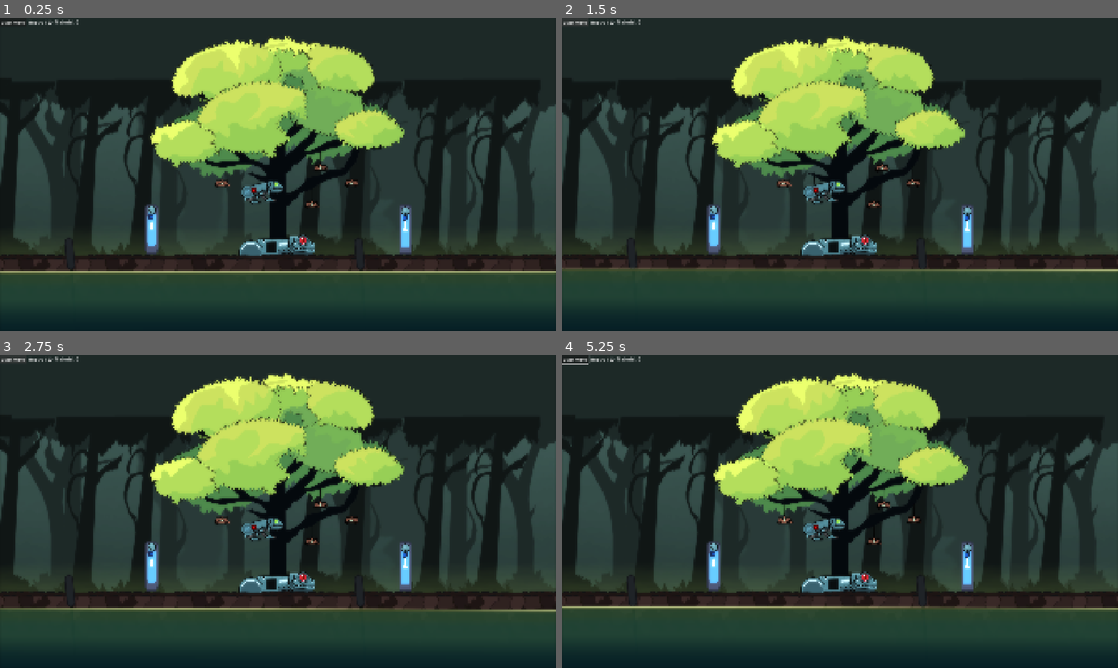
Above: before the commit, frames 1-4 (two rows, left to right).
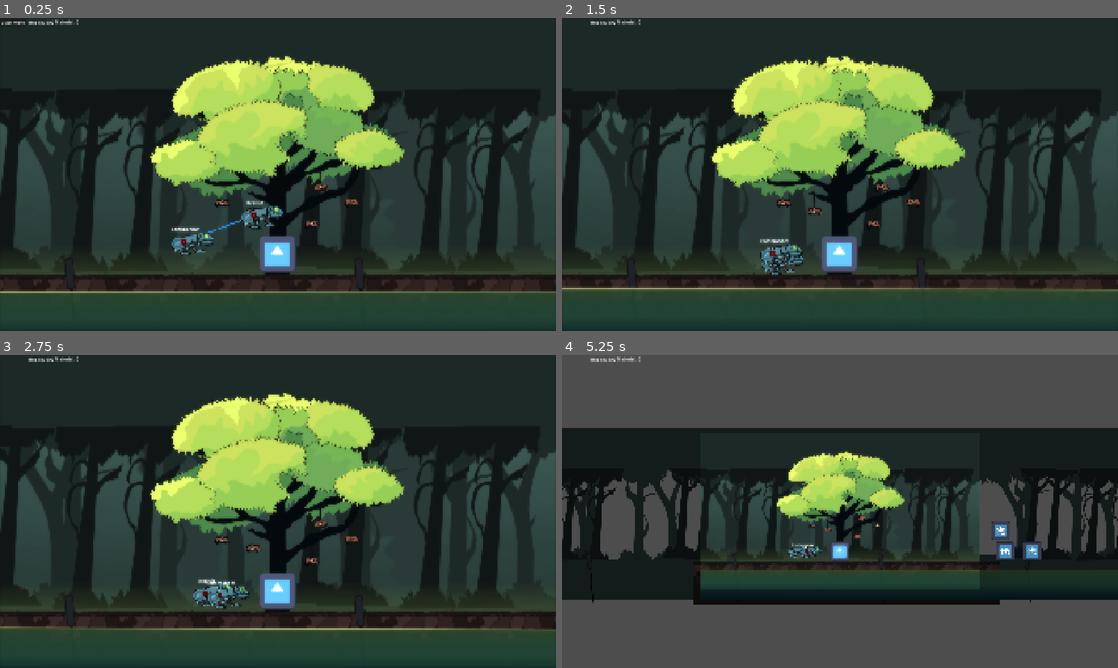
Above: after the commit, the same moments.

Repository: chirp-games/godot-wild-jam-98
Game: Godot game, scene res://game/game.tscn
Same seed, same stepped clock (60 frames per second), same inputs: the game is played once before the commit and once after it. This scene is started directly instead of the project's main scene. The engine's default icon, where the game draws it, is replaced by a stand-in: a white triangle on a blue panel in a dark square.
Inputs (mouse positions are in pixels of both pictures, inside the frame that each line leads up to):
- Up to frame 1 (0.25 s): no input
- Up to frame 2 (1.5 s): click "Start Wave" at 0.5 s; click (573, 21) at 1.25 s, where only the run before the commit has a clickable "Start Wave"
- Up to frame 3 (2.75 s): click (11, 358) at 2 s, where only the run before the commit has a clickable "Start Wave"
- Up to frame 4 (5.25 s): drag from (712, 564) to (840, 508) at 2.77 s; drag from (712, 555) to (840, 508) at 3.52 s; move the mouse to (967, 567) at 4.27 s; hold C (enter_command_mode) 4.28-5 s; click (967, 567) at 4.42 s; tap Right (r) at 4.55 s; drag from (967, 555) to (712, 558) at 5.02 s

The runs differ from the first frame. In frame 1, 30% of the frame differs, in the area x 0-100%, y 1-98%; in frame 2, 29%; in frame 3, 30%; in frame 4, 76%, in the area x 0-100%, y 0-100%.
Error before the commit: Trying to assign value of type 'Skeleton2D' to a variable of type 'player.gd'. (res://game/game.gd:8)

Commit message:
add commanders that control where soilders go

Diff:
--- a/game/dragable_character_body.gd
+++ b/game/dragable_character_body.gd
@@ -2,7 +2,7 @@
 
 class_name DragableCharacterBody
 
-@export var drag_area: Area2D
+@export var drag_area: Control
 
 signal picked_up
 signal dropped
@@ -13,7 +13,8 @@
 var disable_dragging := false
 
 func _ready() -> void:
-	drag_area.input_event.connect(_on_gui_input)
+	drag_area.gui_input.connect(_on_gui_input)
+	drag_area.self_modulate.a = 0
 
 func _process(_delta: float) -> void:
 	pass
@@ -25,7 +26,7 @@
 		position = floor((drag_offset + get_global_mouse_position()) / grid_size) * grid_size
 		velocity = Vector2.ZERO
 
-func _on_gui_input(viewport, event: InputEvent, shape) -> void:
+func _on_gui_input(event: InputEvent) -> void:
 	if disable_dragging:
 		return
 	if event.is_action_pressed("left_click"):
--- a/game/enemy/mothertruck/rat.gd
+++ b/game/enemy/mothertruck/rat.gd
@@ -1,5 +1,4 @@
 extends Enemy
-
 
 func attack():
 	queue_free()
--- a/game/game.gd
+++ b/game/game.gd
@@ -15,7 +15,7 @@
 @onready var health_label: Label = %Health
 @onready var material_label: Label = %Material
 
-var frogs_to_closest_tower: Dictionary[MiniFrog, Tower] = {}
+var frogs_to_closest_commander: Dictionary[MiniFrog, MiniFrog] = {}
 var currently_building_wire: Wire
 var in_command_mode = false
 
@@ -27,8 +27,12 @@
 func find_wires():
 	return get_tree().get_nodes_in_group("wire")
 
-func find_towers():
-	return get_tree().get_nodes_in_group("tower")
+func find_commanders():
+	return get_tree().get_nodes_in_group("mini_frog").filter(func(x): return x.rank == MiniFrog.Rank.Commander)
+
+func find_recruits():
+	return get_tree().get_nodes_in_group("mini_frog").filter(func(x): return x.rank == MiniFrog.Rank.Recruit)
+
 
 func find_mini_frogs():
 	return get_tree().get_nodes_in_group("mini_frog")
@@ -37,25 +41,27 @@
 	for frog: MiniFrog in find_mini_frogs():
 		frog.create_attack.connect(func(bullet_spawner: BulletSpawner): await _create_attack(frog, bullet_spawner))
 
-	for tower: Tower in find_towers():
-		tower.enemy_detected.connect(func(e: Enemy): _enemy_detected(tower, e))
+	for commander: MiniFrog in find_commanders():
+		commander.enemy_detected.connect(func(e: Enemy): _enemy_detected(commander, e))
 
 	player_camera.make_current()
 
 func _process(delta: float) -> void:
 	for frog: MiniFrog in find_mini_frogs():
-		var closest_tower = frogs_to_closest_tower.get(frog)
-		var new_closest_tower := get_closest_tower(frog)
+		var closest_commander = frogs_to_closest_commander.get(frog)
+		var new_closest_commander := get_closest_commander(frog)
 
-		if closest_tower != new_closest_tower:
-			frogs_to_closest_tower[frog] = new_closest_tower
+		var in_range = frog.global_position.distance_to(new_closest_commander.global_position) <= MAX_CONNECTION_DIST
 
-		if frog.global_position.distance_to(new_closest_tower.global_position) > MAX_CONNECTION_DIST:
-			closest_tower_lost(frog)
-			frogs_to_closest_tower[frog] = null
+		if closest_commander != new_closest_commander and in_range:
+			frogs_to_closest_commander[frog] = new_closest_commander
 
-		if frogs_to_closest_tower[frog] and frogs_to_closest_tower[frog] != closest_tower:
-			closest_tower_found(frog, frogs_to_closest_tower[frog])
+		if frog.dragging and not in_range:
+			closest_commander_lost(frog)
+			frogs_to_closest_commander[frog] = null
+
+		if in_range and frogs_to_closest_commander[frog] and frogs_to_closest_commander[frog] != closest_commander:
+			closest_commander_found(frog, frogs_to_closest_commander[frog])
 
 	if in_command_mode:
 		player_camera.zoom = lerp(player_camera.zoom, Vector2(.5, .5), 5 * delta)
@@ -65,8 +71,8 @@
 	health_label.text = "Health: " + str(command_center.health)
 	material_label.text = "Material: " + str(material_currency)
 
-func _enemy_detected(tower: Tower, enemy: Enemy):
-	var frogs = tower.get_connected_frogs()
+func _enemy_detected(commander: MiniFrog, enemy: Enemy):
+	var frogs = commander.get_connected_frogs()
 	for frog: MiniFrog in frogs:
 		frog.try_attack(enemy)
 
@@ -75,27 +81,27 @@
 	bullet_spawner.global_position = frog.global_position + Vector2(20, -10)
 	await bullet_spawner.fire_bullets()
 
-func get_closest_tower(frog: MiniFrog) -> Tower:
-	var towers = find_towers()
-	towers.sort_custom(func(x: Tower, y: Tower): return x.global_position.distance_squared_to(frog.global_position) < y.global_position.distance_squared_to(frog.global_position))
-	return towers.get(0)
+func get_closest_commander(frog: MiniFrog) -> MiniFrog:
+	var commanders = find_commanders()
+	commanders.sort_custom(func(x: MiniFrog, y: MiniFrog): return x.global_position.distance_squared_to(frog.global_position) < y.global_position.distance_squared_to(frog.global_position))
+	return commanders.get(0)
 
-func create_wire(frog: MiniFrog, tower: Tower):
+func create_wire(frog: MiniFrog, commander: MiniFrog):
 	var w: Wire = wire_scene.instantiate()
 	w.a = frog.get_receptacle()
-	w.b = tower.wire_receptacle
+	w.b = commander.get_receptacle()
 	%Wires.add_child(w)
 
-func closest_tower_lost(frog: MiniFrog):
+func closest_commander_lost(frog: MiniFrog):
 	frog.connected = false
 	# When the frog is picked up, remove any current connections
 	for wire in find_wires():
-		if wire.a == frog.get_receptacle():
+		if wire.a == frog.get_receptacle() or wire.b == frog.get_receptacle():
 			wire.queue_free()
 
-func closest_tower_found(frog: MiniFrog, tower: Tower):
+func closest_commander_found(frog: MiniFrog, commander: MiniFrog):
 	frog.connected = true
-	create_wire(frog, tower)
+	create_wire(frog, commander)
 
 func enter_command_mode():
 	pass
--- a/game/game.tscn
+++ b/game/game.tscn
@@ -4,7 +4,6 @@
 [ext_resource type="PackedScene" uid="uid://rpoy2rwaecgm" path="res://game/command_center.tscn" id="2_u5opy"]
 [ext_resource type="Script" uid="uid://j2mrqcd0rruy" path="res://game/wave_spawner.gd" id="2_y36n6"]
 [ext_resource type="Shader" uid="uid://b4gtlu22jmbfn" path="res://shaders/gradient_noise.gdshader" id="3_b686c"]
-[ext_resource type="PackedScene" uid="uid://bnyja1vayqlh3" path="res://game/mini-frog/frog-sensor.tscn" id="3_y36n6"]
 [ext_resource type="Texture2D" uid="uid://dvme311w46ux2" path="res://assets/parallax/rock.png" id="4_hb504"]
 [ext_resource type="PackedScene" uid="uid://yttymwbco8y" path="res://game/mini-frog/mini-frog.tscn" id="6_3vho3"]
 [ext_resource type="Texture2D" uid="uid://ceq120ettmjpo" path="res://assets/parallax/tree_1.png" id="6_4cobl"]
@@ -327,21 +326,9 @@
 [node name="CommandCenter" parent="World" unique_id=1931686413 instance=ExtResource("2_u5opy")]
 unique_name_in_owner = true
 
-[node name="FrogSensor" parent="World" unique_id=83631577 groups=["tower"] instance=ExtResource("3_y36n6")]
-offset_left = -456.0
-offset_top = -172.0
-offset_right = -413.0
-offset_bottom = -1.0
-
-[node name="FrogSensor2" parent="World" unique_id=1087751236 groups=["tower"] instance=ExtResource("3_y36n6")]
-offset_left = 420.0
-offset_top = -168.0
-offset_right = 463.0
-offset_bottom = 3.0
-
 [node name="StaticBody2D" type="StaticBody2D" parent="World" unique_id=1114635765]
-collision_layer = 7
-collision_mask = 7
+collision_layer = 15
+collision_mask = 15
 
 [node name="CollisionShape2D" type="CollisionShape2D" parent="World/StaticBody2D" unique_id=261182031]
 shape = SubResource("WorldBoundaryShape2D_6w6ra")
@@ -356,8 +343,12 @@
 [node name="Wires" type="Node2D" parent="World" unique_id=1126853350]
 unique_name_in_owner = true
 
-[node name="MiniFrog" parent="World" unique_id=1967870937 instance=ExtResource("6_3vho3")]
+[node name="FrogRecruit" parent="World" unique_id=1967870937 instance=ExtResource("6_3vho3")]
 position = Vector2(-78, -210)
+
+[node name="FrogCommander" parent="World" unique_id=289002986 instance=ExtResource("6_3vho3")]
+position = Vector2(-319, -119)
+rank = 2
 
 [node name="TileMapLayer" type="TileMapLayer" parent="World" unique_id=1450001775]
 tile_map_data = PackedByteArray("AAD2/wAAAQABAAAAAAD2/wEAAQABAAEAAAD2/wIAAQABAAIAAAD3/wAAAQACAAAAAAD3/wEAAQACAAEAAAD3/w …(928 unchanged characters)…
--- a/game/mini-frog/frog-sensor.tscn
+++ b/game/mini-frog/frog-sensor.tscn
@@ -42,10 +42,10 @@
 
 [node name="Comment" type="Label" parent="." unique_id=1565323643]
 layout_mode = 0
-offset_left = -497.0
-offset_top = 18.0
-offset_right = -161.0
-offset_bottom = 41.0
+offset_left = -360.0
+offset_top = -191.0
+offset_right = -24.0
+offset_bottom = -168.0
 text = "Enemy detection areas should go on layer 3"
 script = ExtResource("5_3ngj0")
 metadata/_custom_type_script = "uid://dshvdiw0hy7nd"
--- a/game/mini-frog/mini-frog.tscn
+++ b/game/mini-frog/mini-frog.tscn
@@ -3,19 +3,27 @@
 [ext_resource type="Script" uid="uid://5jbhnmmn4a6g" path="res://game/mini-frog/mini_frog.gd" id="1_r1jt1"]
 [ext_resource type="PackedScene" uid="uid://xcfjxblbj421" path="res://game/MechBuilder/WireReceptacle.tscn" id="2_s5sjp"]
 [ext_resource type="PackedScene" uid="uid://bmybhl3vbqmkd" path="res://game/player/mini_frog_skeleton.tscn" id="2_sqdhb"]
-[ext_resource type="Script" uid="uid://dshvdiw0hy7nd" path="res://include/comment/comment.gd" id="4_sqdhb"]
+
+[sub_resource type="CircleShape2D" id="CircleShape2D_r1jt1"]
+radius = 266.48077
 
 [sub_resource type="RectangleShape2D" id="RectangleShape2D_s5sjp"]
 size = Vector2(91, 46)
 
-[sub_resource type="RectangleShape2D" id="RectangleShape2D_sqdhb"]
-size = Vector2(113, 62)
-
 [node name="MiniFrog" type="CharacterBody2D" unique_id=1967870937 node_paths=PackedStringArray("drag_area") groups=["mini_frog"]]
 collision_layer = 2
-collision_mask = 2
+collision_mask = 8
 script = ExtResource("1_r1jt1")
 drag_area = NodePath("DragArea")
+
+[node name="EnemyDetectionRadius" type="Area2D" parent="." unique_id=1961611933]
+unique_name_in_owner = true
+collision_layer = 4
+collision_mask = 4
+
+[node name="CollisionShape2D" type="CollisionShape2D" parent="EnemyDetectionRadius" unique_id=1649788708]
+shape = SubResource("CircleShape2D_r1jt1")
+debug_color = Color(1, 0.5896655, 0.55672896, 0.41960785)
 
 [node name="MiniFrog" parent="." unique_id=1722012347 instance=ExtResource("2_sqdhb")]
 
@@ -30,19 +38,18 @@
 position = Vector2(-2.5, 4)
 shape = SubResource("RectangleShape2D_s5sjp")
 
-[node name="Comment" type="Label" parent="." unique_id=812944619]
-offset_left = -101.0
-offset_top = -79.0
-offset_right = 218.0
-offset_bottom = -30.0
-text = "Guy who can be assinged to any
-command tower. He can be dragged to it."
-script = ExtResource("4_sqdhb")
-metadata/_custom_type_script = "uid://dshvdiw0hy7nd"
+[node name="RankLabel" type="Label" parent="." unique_id=1272259650]
+offset_left = -68.0
+offset_top = -65.0
+offset_right = 70.0
+offset_bottom = -42.0
+text = "Rank"
+horizontal_alignment = 1
 
-[node name="DragArea" type="Area2D" parent="." unique_id=1964386435]
+[node name="DragArea" type="PanelContainer" parent="." unique_id=898136738]
+offset_left = -52.0
+offset_top = -31.0
+offset_right = 86.0
+offset_bottom = 35.0
 
-[node name="CollisionShape2D" type="CollisionShape2D" parent="DragArea" unique_id=1564428904]
-position = Vector2(1.5, 2)
-shape = SubResource("RectangleShape2D_sqdhb")
-debug_color = Color(1, 0.53516644, 0.45565265, 0.41960785)
+[connection signal="body_entered" from="EnemyDetectionRadius" to="." method="_on_enemy_detection_radius_body_entered"]
--- a/game/mini-frog/mini_frog.gd
+++ b/game/mini-frog/mini_frog.gd
@@ -5,18 +5,44 @@
 ## This is the mini frog AI
 ## It should patrol around the point it is connected to
 
+enum Rank {
+	Recruit,
+	Lieutenant,
+	Commander,
+}
+
 var direction := 1.
 # Set to true by parent when it is connected
 var connected = false
 
 signal create_attack(bullet_spawner: BulletSpawner)
+# Signal emitted when a commander sees an enemy. Unused by other ranks.
+signal enemy_detected(enemy: Enemy)
 
 var cooldown = 0.0
 
 @onready var game: Game = get_tree().get_first_node_in_group("game")
 @onready var wire_recpetacle: WireReceptacle = %WireReceptacle
+@onready var enemy_detection_radius: Area2D = %EnemyDetectionRadius
 
-func get_connected_tower():
+@export var rank: Rank
+
+func _ready() -> void:
+	var rank_text := ""
+	if rank == Rank.Recruit:
+		rank_text = "Recruit"
+	if rank == Rank.Lieutenant:
+		rank_text = "Lieutenant"
+	if rank == Rank.Commander:
+		rank_text = "Commander"
+	($RankLabel as Label).text = rank_text
+
+	if rank != Rank.Commander:
+		enemy_detection_radius.hide()
+
+	super._ready()
+
+func get_connected_commander():
 	var w := wire_recpetacle.get_wires()
 	if len(w) > 0:
 		var other_end = w[0].get_other_end(wire_recpetacle)
@@ -24,6 +50,15 @@
 			return other_end.get_parent()
 		return null
 	return null
+
+func get_connected_frogs():
+	var wires := wire_recpetacle.get_wires()
+	var frogs = []
+	for w in wires:
+		var other_end = w.get_other_end(wire_recpetacle)
+		if other_end != null:
+			frogs.push_back(other_end.get_parent())
+	return frogs
 
 func _process(delta: float) -> void:
 	if game:
@@ -33,6 +68,12 @@
 			disable_dragging = true
 
 	cooldown += delta
+
+	if enemy_detection_radius.is_visible_in_tree():
+		for body in enemy_detection_radius.get_overlapping_bodies():
+			if body.is_in_group("enemy"):
+				enemy_detected.emit(body)
+
 	super._process(delta)
 
 func _physics_process(delta: float) -> void:
@@ -50,6 +91,8 @@
 		move_and_slide()
 
 func ai():
+	if rank == Rank.Recruit:
+		direction = -sign(global_position.x - get_connected_commander().global_position.x)
 	if is_on_floor():
 		velocity = Vector2(direction * 200., -200.)
 		direction *= -1
--- a/game/player/skeleton.tscn
+++ b/game/player/skeleton.tscn
@@ -149,7 +149,7 @@
 
 [node name="Torso" type="Bone2D" parent="." unique_id=409862218]
 position = Vector2(40, -17)
-rotation = 0.05120793
+rotation = 0.051207926
 scale = Vector2(0.9998356, 0.9998356)
 rest = Transform2D(1, 0, 0, 1, 40, -17)
 
--- a/game/wave_spawner.gd
+++ b/game/wave_spawner.gd
@@ -13,7 +13,7 @@
 	wave_started.emit()
 	for i in range(5):
 		spawn_enemy.emit(default_enemy)
-		await get_tree().create_timer(.5).timeout
+		await get_tree().create_timer(2).timeout
 	wave_finished_spawning = true
 
 func _process(_delta: float) -> void:
--- /dev/null
+++ b/resources/sensor/basic_sensor.gd
@@ -0,0 +1,7 @@
+extends Node
+
+@export var range_radius: int
+
+## Given a list of enemy units in range, return the target
+func sense(enemies: Array[Enemy]) -> Enemy:
+	return enemies[0]
Not shown: 1 places in game/game.tscn that only renumber resources
Not shown, added: resources/sensor/basic_sensor.gd.uid
